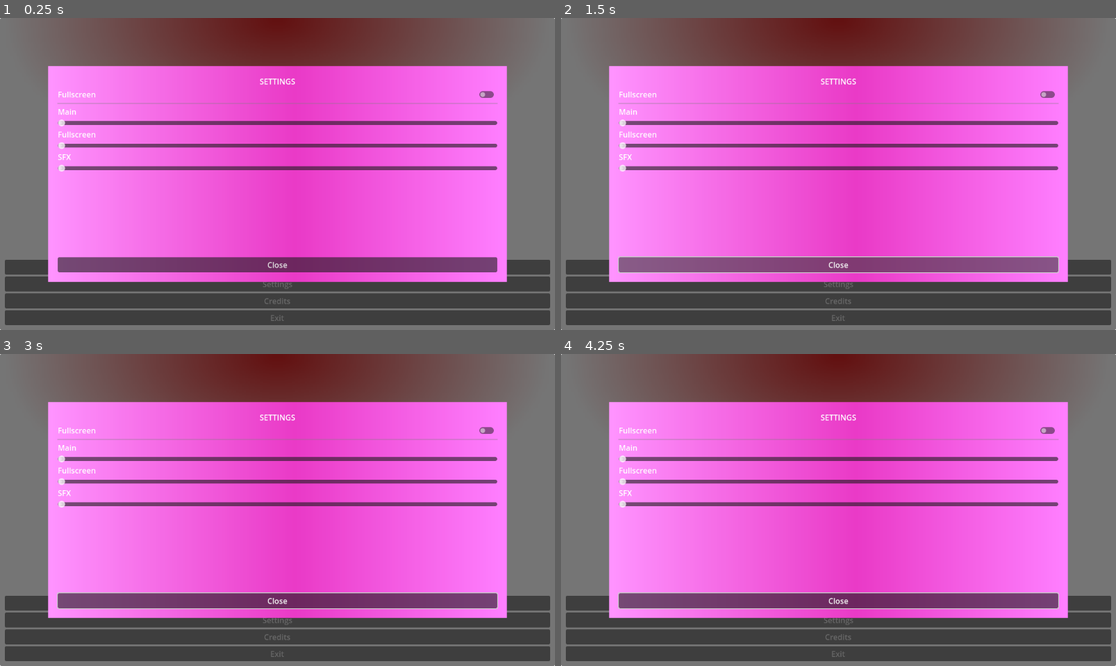
Above: before the commit, frames 1-4 (two rows, left to right).
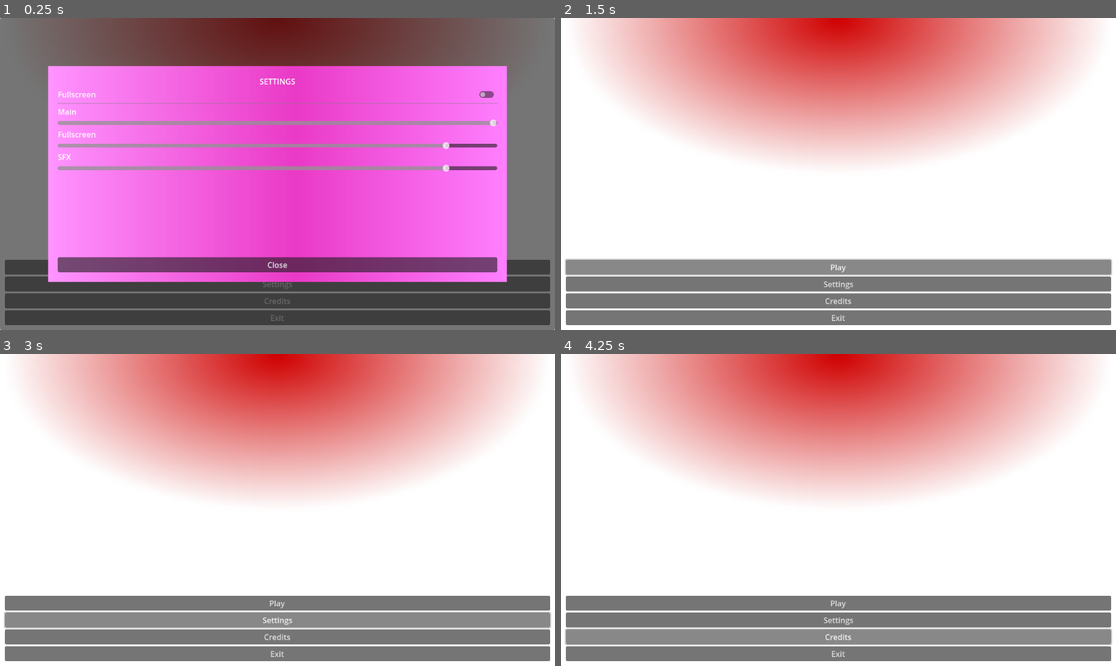
Above: after the commit, the same moments.

Repository: Garlic-Games/godot-folder-template
Game: Godot game, scene res://Scenes/main_menu.tscn
The game is run twice, just before and just after one commit, with the same random seed, the same clock (stepped at 60 frames per second) and the same inputs. The project has no main scene, so this scene is started directly.
Inputs:
- Up to frame 1 (0.25 s): no input
- Up to frame 2 (1.5 s): click "Play" at 0.5 s; click "Play" at 1.25 s
- Up to frame 3 (3 s): click "Play" at 2 s; click "Settings" at 2.75 s
- Up to frame 4 (4.25 s): click "Credits" at 3.5 s

The runs differ from the first frame. In frame 1, 3.0% of the frame differs, in the area x 10-90%, y 32-50%; in frame 2, 100%; in frame 3, 100%, in the area x 0-100%, y 0-100%; in frame 4, 100%.

Commit message:
Added settings menu

Diff:
--- a/Scenes/main_menu.tscn
+++ b/Scenes/main_menu.tscn
@@ -1,4 +1,8 @@
-[gd_scene load_steps=7 format=3 uid="uid://c0kysbw474wqn"]
+[gd_scene load_steps=10 format=3 uid="uid://c0kysbw474wqn"]
+
+[ext_resource type="Script" path="res://scripts/main_menu/main_menu.gd" id="1_7w5a6"]
+[ext_resource type="Script" path="res://scripts/main_menu/settings.gd" id="2_norup"]
+[ext_resource type="AudioStream" uid="uid://dny66k8gw1dwu" path="res://art/music/Intro options screen .mp3" id="3_hng3u"]
 
 [sub_resource type="Gradient" id="Gradient_fm03v"]
 colors = PackedColorArray(0.815686, 0, 0, 1, 1, 1, 1, 1)
@@ -23,6 +27,7 @@
 gradient = SubResource("Gradient_a1mkl")
 
 [node name="MainMenu" type="CanvasLayer"]
+script = ExtResource("1_7w5a6")
 
 [node name="MainContainer" type="PanelContainer" parent="."]
 anchors_preset = 15
@@ -66,11 +71,13 @@
 text = "Exit"
 
 [node name="SettingsMenu" type="PanelContainer" parent="."]
+unique_name_in_owner = true
 anchors_preset = 15
 anchor_right = 1.0
 anchor_bottom = 1.0
 grow_horizontal = 2
 grow_vertical = 2
+script = ExtResource("2_norup")
 
 [node name="SettingsMargin" type="MarginContainer" parent="SettingsMenu"]
 layout_mode = 2
@@ -121,7 +128,10 @@
 text = "Main"
 
 [node name="MasterSlider" type="HSlider" parent="SettingsMenu/SettingsMargin/SettingsPadding/Buttons/MasterVolumeRow"]
-layout_mode = 2
+unique_name_in_owner = true
+layout_mode = 2
+max_value = 1.0
+step = 0.001
 
 [node name="MusicVolumeRow" type="VBoxContainer" parent="SettingsMenu/SettingsMargin/SettingsPadding/Buttons"]
 layout_mode = 2
@@ -132,7 +142,10 @@
 text = "Fullscreen"
 
 [node name="MusicSlider" type="HSlider" parent="SettingsMenu/SettingsMargin/SettingsPadding/Buttons/MusicVolumeRow"]
-layout_mode = 2
+unique_name_in_owner = true
+layout_mode = 2
+max_value = 1.0
+step = 0.001
 
 [node name="SFXVolumeRow2" type="VBoxContainer" parent="SettingsMenu/SettingsMargin/SettingsPadding/Buttons"]
 layout_mode = 2
@@ -143,7 +156,10 @@
 text = "SFX"
 
 [node name="SFXSlider" type="HSlider" parent="SettingsMenu/SettingsMargin/SettingsPadding/Buttons/SFXVolumeRow2"]
-layout_mode = 2
+unique_name_in_owner = true
+layout_mode = 2
+max_value = 1.0
+step = 0.001
 
 [node name="Fill" type="Control" parent="SettingsMenu/SettingsMargin/SettingsPadding/Buttons"]
 layout_mode = 2
@@ -154,6 +170,7 @@
 text = "Close"
 
 [node name="Credits" type="PanelContainer" parent="."]
+unique_name_in_owner = true
 visible = false
 anchors_preset = 15
 anchor_right = 1.0
@@ -197,3 +214,14 @@
 [node name="Close" type="Button" parent="Credits/CreditsMargin/CreditsPadding/Content" groups=["MenuButtons"]]
 layout_mode = 2
 text = "Close"
+
+[node name="MainMenuMusic" type="AudioStreamPlayer" parent="."]
+stream = ExtResource("3_hng3u")
+autoplay = true
+bus = &"Music"
+
+[connection signal="visibility_changed" from="SettingsMenu" to="SettingsMenu" method="_on_visibility_changed"]
+[connection signal="value_changed" from="SettingsMenu/SettingsMargin/SettingsPadding/Buttons/MasterVolumeRow/MasterSlider" to="SettingsMenu" method="_on_master_slider_value_changed"]
+[connection signal="value_changed" from="SettingsMenu/SettingsMargin/SettingsPadding/Buttons/MusicVolumeRow/MusicSlider" to="SettingsMenu" method="_on_music_slider_value_changed"]
+[connection signal="value_changed" from="SettingsMenu/SettingsMargin/SettingsPadding/Buttons/SFXVolumeRow2/SFXSlider" to="SettingsMenu" method="_on_sfx_slider_value_changed"]
+[connection signal="pressed" from="SettingsMenu/SettingsMargin/SettingsPadding/Buttons/Close" to="SettingsMenu" method="_on_close_pressed"]
--- a/Scripts/MainMenu/MainMenuManager.gd
+++ /dev/null
@@ -1 +0,0 @@
-extends Node3D
--- /dev/null
+++ b/Scripts/main_menu/main_menu.gd
@@ -0,0 +1,14 @@
+extends CanvasLayer
+
+@onready var settings_menu: PanelContainer = %SettingsMenu
+@onready var credits: PanelContainer = %Credits
+
+func start_game() -> void:
+
+	pass
+
+func open_settings() -> void:
+	settings_menu.show();
+
+func open_credits() -> void:
+	credits.show();
--- /dev/null
+++ b/Scripts/main_menu/settings.gd
@@ -0,0 +1,29 @@
+extends PanelContainer
+
+@onready var master_slider = %MasterSlider;
+@onready var music_slider = %MusicSlider;
+@onready var sfx_slider = %SFXSlider;
+
+var master_index = AudioServer.get_bus_index("Master");
+var music_index = AudioServer.get_bus_index("Music");
+var sfx_index = AudioServer.get_bus_index("SFX");
+
+signal options_closed;
+
+func _ready() -> void:
+	master_slider.value = db_to_linear(master_index);
+	music_slider.value = db_to_linear(music_index);
+	sfx_slider.value = db_to_linear(sfx_index);
+
+func _on_master_slider_value_changed(value: float) -> void:
+	AudioServer.set_bus_volume_db(master_index, linear_to_db(value));
+
+func _on_music_slider_value_changed(value: float) -> void:
+	AudioServer.set_bus_volume_db(music_index, linear_to_db(value));
+
+func _on_sfx_slider_value_changed(value: float) -> void:
+	AudioServer.set_bus_volume_db(sfx_index, linear_to_db(value));
+
+func _on_close_pressed():
+	hide();
+	options_closed.emit();
Not shown, added: Art/Music/Intro options screen .mp3.import
Not shown, added: Art/Music/Intro options screen .mp3
